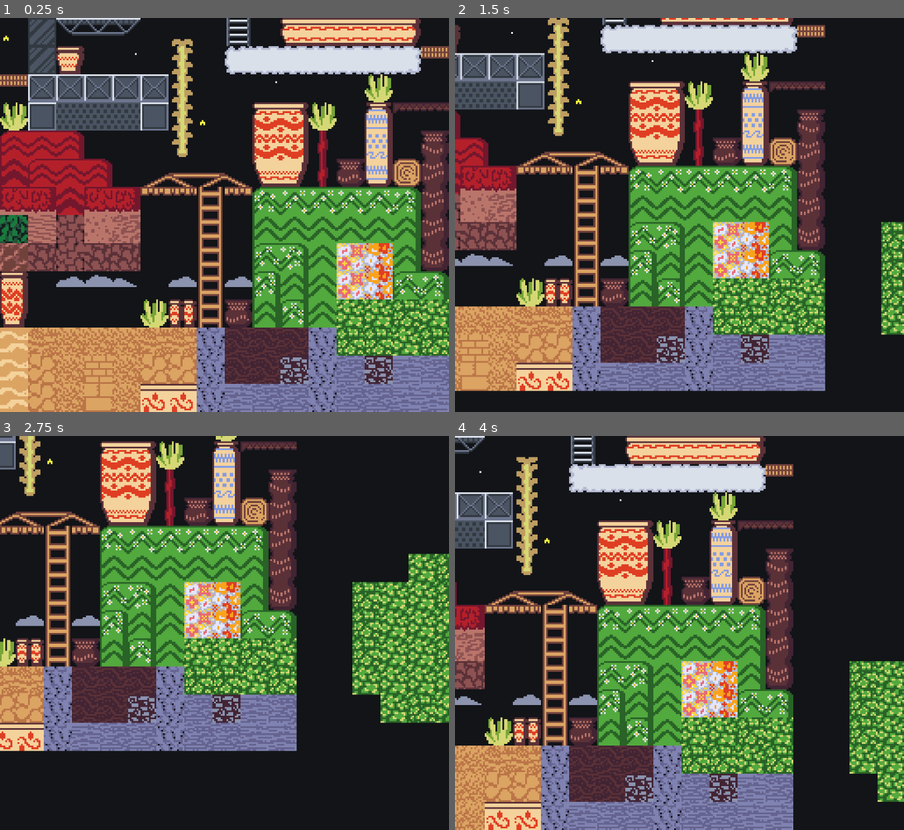
Above: before the commit, frames 1-4 (two rows, left to right).
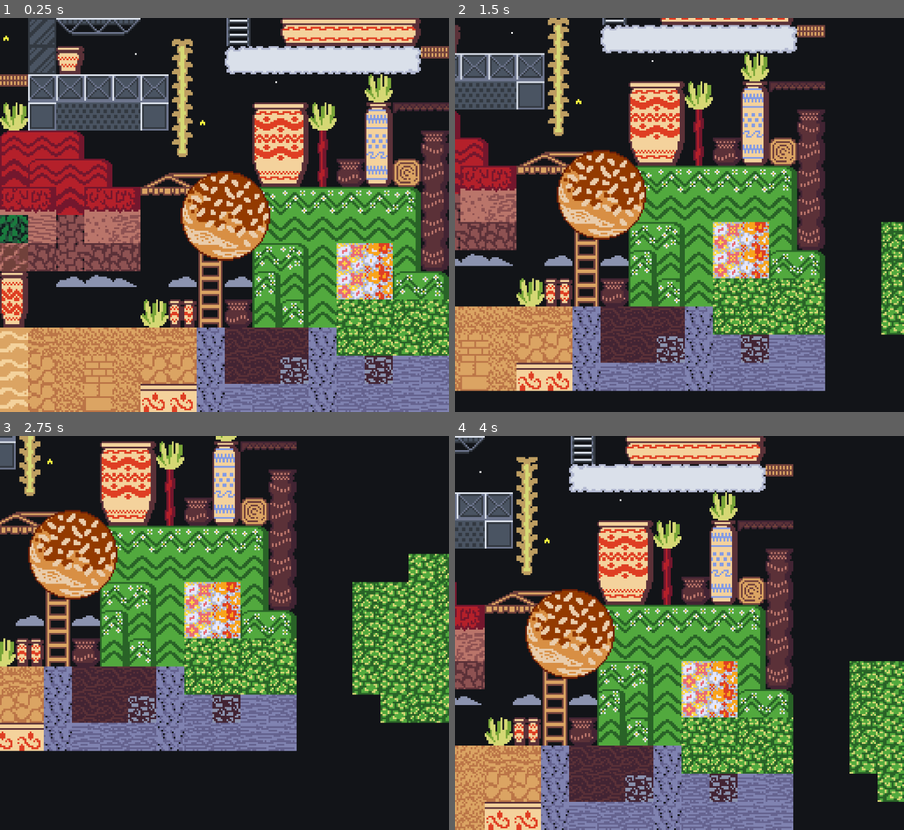
Above: after the commit, the same moments.

Repository: pixerhp/Subcon-Recall
Game: Godot game, scene res://scenes/topscenes/game_topscene.tscn
Two runs of this game, one before a commit and one after it. Both use one fixed random seed, a clock stepped at 60 frames per second and the inputs below.
Inputs:
- Up to frame 1 (0.25 s): no input
- Up to frame 2 (1.5 s): hold D (right) 0.53-1.28 s; hold S (down) from 1.28 s (still down)
- Up to frame 3 (2.75 s): release S (down) at 2.03 s; hold D (right) from 2.03 s (still down)
- Up to frame 4 (4 s): release D (right) at 2.78 s; hold W (up) 2.78-3.53 s; hold A (left) from 3.53 s (still down)

The runs differ from the first frame. In frame 1, 3.5% of the frame differs, in the area x 40-61%, y 38-62%; in frame 2, 3.5%; in frame 3, 3.5%, in the area x 6-27%, y 18-42%; in frame 4, 3.5%.

Commit message:
Organization + Subview pixel snapping

Diff:
--- a/project.godot
+++ b/project.godot
@@ -56,4 +56,3 @@
 textures/canvas_textures/default_texture_filter=0
 renderer/rendering_method="gl_compatibility"
 renderer/rendering_method.mobile="gl_compatibility"
-2d/snap/snap_2d_transforms_to_pixel=true
--- a/scenes/topscenes/game_topscene.tscn
+++ b/scenes/topscenes/game_topscene.tscn
@@ -208,11 +208,7 @@
 27:24/0 = 0
 
 [sub_resource type="TileSet" id="TileSet_ldkb0"]
-sources/0 = SubResource("TileSetAtlasSource_tj6xj")
-
-[sub_resource type="ShaderMaterial" id="ShaderMaterial_tj6xj"]
-shader = ExtResource("1_whylr")
-shader_parameter/toggle = false
+sources/0 = SubResource("TileSetAtlasSource_v0oif")
 
 [node name="GameTopscene" type="Control"]
 layout_mode = 3
@@ -222,10 +218,8 @@
 grow_horizontal = 2
 grow_vertical = 2
 
-[node name="CanvasLayer2" type="CanvasLayer" parent="."]
-layer = -1
-
-[node name="TextureRect" type="TextureRect" parent="CanvasLayer2"]
+[node name="FillwindowTexture" type="TextureRect" parent="."]
+layout_mode = 1
 anchors_preset = 15
 anchor_right = 1.0
 anchor_bottom = 1.0
@@ -233,58 +227,51 @@
 grow_vertical = 2
 texture = ExtResource("1_tj6xj")
 
-[node name="CenterContainer" type="CenterContainer" parent="CanvasLayer2"]
+[node name="AspectRatioContainer" type="AspectRatioContainer" parent="."]
+clip_contents = true
+layout_mode = 1
 anchors_preset = 15
 anchor_right = 1.0
 anchor_bottom = 1.0
 grow_horizontal = 2
 grow_vertical = 2
-
-[node name="AspectRatioContainer" type="AspectRatioContainer" parent="CanvasLayer2/CenterContainer"]
-clip_contents = true
-layout_mode = 2
 size_flags_horizontal = 3
 ratio = 1.1429
 
-[node name="SubViewportContainer" type="SubViewportContainer" parent="CanvasLayer2/CenterContainer/AspectRatioContainer"]
+[node name="SubViewportContainer" type="SubViewportContainer" parent="AspectRatioContainer"]
 layout_mode = 2
 
-[node name="SubViewport" type="SubViewport" parent="CanvasLayer2/CenterContainer/AspectRatioContainer/SubViewportContainer"]
+[node name="GameplaySubViewport" type="SubViewport" parent="AspectRatioContainer/SubViewportContainer"]
 handle_input_locally = false
+snap_2d_transforms_to_pixel = true
+canvas_item_default_texture_filter = 0
 size = Vector2i(256, 224)
 render_target_update_mode = 4
 
-[node name="CanvasLayer" type="CanvasLayer" parent="CanvasLayer2/CenterContainer/AspectRatioContainer/SubViewportContainer/SubViewport"]
+[node name="CanvasLayer" type="CanvasLayer" parent="AspectRatioContainer/SubViewportContainer/GameplaySubViewport"]
 layer = -1
 
-[node name="ColorRect" type="ColorRect" parent="CanvasLayer2/CenterContainer/AspectRatioContainer/SubViewportContainer/SubViewport/CanvasLayer"]
+[node name="ColorRect" type="ColorRect" parent="AspectRatioContainer/SubViewportContainer/GameplaySubViewport/CanvasLayer"]
 custom_minimum_size = Vector2(256, 224)
 offset_right = 256.0
 offset_bottom = 224.0
 color = Color(0.0705882, 0.0784314, 0.0941176, 1)
 
-[node name="SceneCam" type="Camera2D" parent="CanvasLayer2/CenterContainer/AspectRatioContainer/SubViewportContainer/SubViewport"]
-position = Vector2(128, 112)
-script = ExtResource("6_v0oif")
-
-[node name="BackgroundTiles[WIP]" type="TileMapLayer" parent="CanvasLayer2/CenterContainer/AspectRatioContainer/SubViewportContainer/SubViewport"]
+[node name="BackgroundTiles[WIP]" type="TileMapLayer" parent="AspectRatioContainer/SubViewportContainer/GameplaySubViewport"]
 visible = false
 
-[node name="PlaygroundTiles" type="TileMapLayer" parent="CanvasLayer2/CenterContainer/AspectRatioContainer/SubViewportContainer/SubViewport"]
+[node name="PlaygroundTiles" type="TileMapLayer" parent="AspectRatioContainer/SubViewportContainer/GameplaySubViewport"]
 texture_filter = 1
 material = SubResource("ShaderMaterial_ldkb0")
 tile_map_data = PackedByteArray("AAADAAIAAAAUABgAAAAEAAIAAAAUABgAAAAFAAIAAAAUABgAAAAGAAAAAAAbABEAAAAGAAEAAAAbABIAAAAGAA …(6928 unchanged characters)…
 tile_set = SubResource("TileSet_ldkb0")
 script = ExtResource("3_ldkb0")
 
-[node name="Sprite2D" type="Sprite2D" parent="CanvasLayer2/CenterContainer/AspectRatioContainer/SubViewportContainer/SubViewport"]
-visible = false
+[node name="WorldCam" type="Camera2D" parent="AspectRatioContainer/SubViewportContainer/GameplaySubViewport"]
+position = Vector2(128, 112)
+script = ExtResource("6_v0oif")
+
+[node name="BunBall" type="Sprite2D" parent="AspectRatioContainer/SubViewportContainer/GameplaySubViewport"]
+texture_repeat = 1
 position = Vector2(128, 112)
 texture = ExtResource("1_wt4gs")
-
-[node name="CanvasLayer" type="CanvasLayer" parent="."]
-visible = false
-
-[node name="ColorRect" type="ColorRect" parent="CanvasLayer"]
-material = SubResource("ShaderMaterial_tj6xj")
-custom_minimum_size = Vector2(128, 224)
--- a/scenes/topscenes/test.tscn
+++ b/scenes/topscenes/test.tscn
@@ -16,6 +16,7 @@
 grow_vertical = 2
 
 [node name="CanvasLayer2" type="CanvasLayer" parent="."]
+visible = false
 
 [node name="TextureRect" type="TextureRect" parent="CanvasLayer2"]
 visible = false
Not shown: 2 places in scenes/topscenes/game_topscene.tscn that only renumber resources
